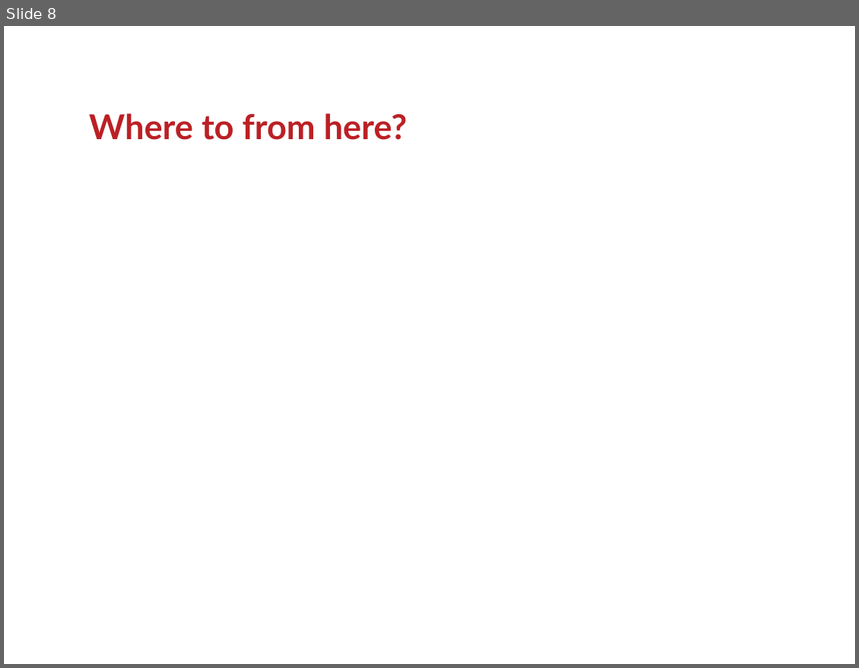
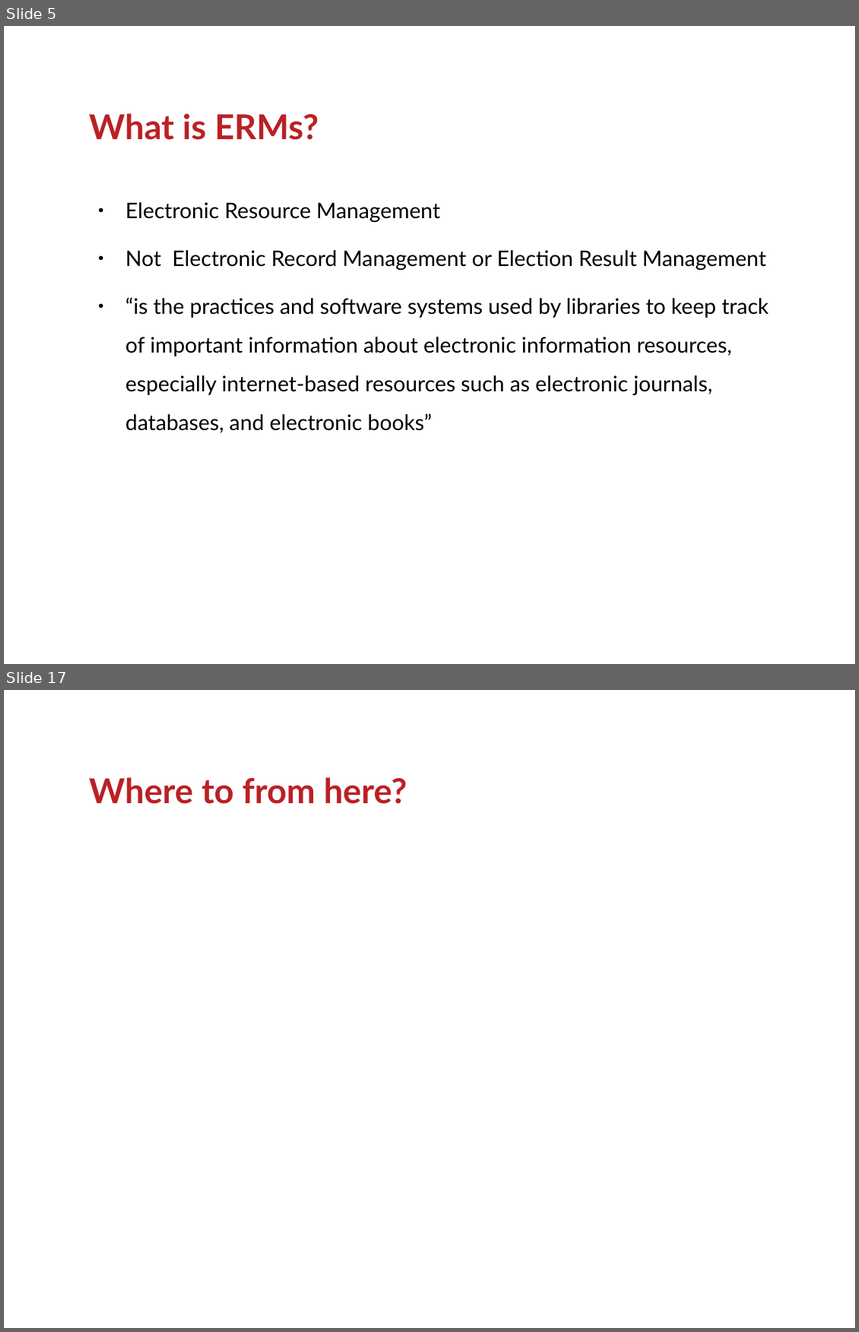
Before and after one commit to ranginui/presentation, a slide deck: kohaconclave/opensource_erm/erm.odp. Shown one above the other, each under a label of ours: slide 8 before the commit, slides 5 and 17 after it; the slides between them are not shown. The pictures are 859x668 and 859x1332 pixels, drawn with LibreOffice and Linux fonts; fonts in the diff are those of the drawing; background and template pictures are left out. Boxes give left, top, right and bottom in pixels: in the first picture for what was removed or moved away, otherwise in the second. Text is boxed around its words. In the diff, an @@ line names an element or a change of style, - is before the commit and + after.

```diff
--- a/kohaconclave/opensource_erm/erm.odp
+++ b/kohaconclave/opensource_erm/erm.odp
@@ slide 5 added at [4,26,855,664], background #FFFFFF @@
@@ title added at [89,113,319,140], 32 pt, text #BB2025, bold @@
+What is ERMs?
@@ text added at [126,202,769,433], 20 pt, text #000000 @@
+● Electronic Resource Management
+● Not Electronic Record Management or Election Result Management
+● “is the practices and software systems used by libraries to keep track of important information about electronic information resources, especially internet-based resources such as electronic journals, databases, and electronic books”
@@ what was slide 8 is now slide 17 @@
```
Also in this commit, not shown: 2 slides changed, 10 other slides added, 1 slide removed.
